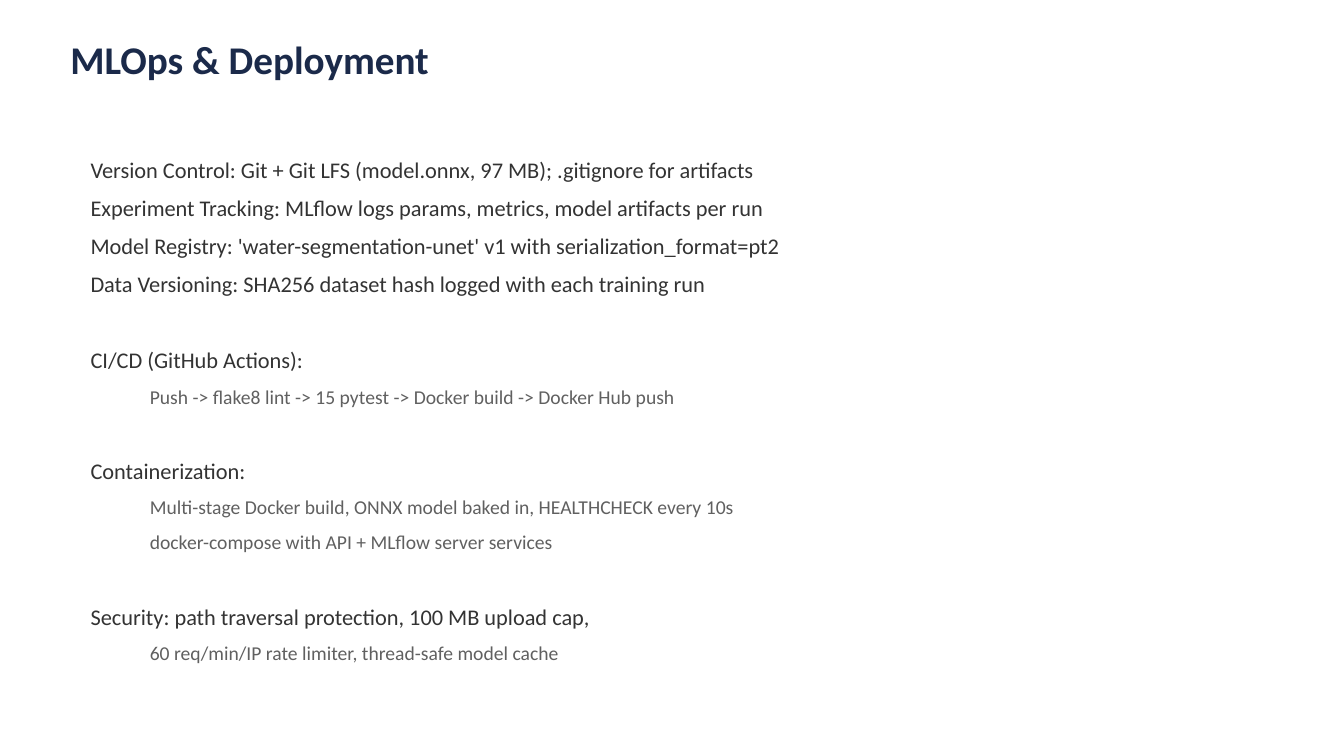
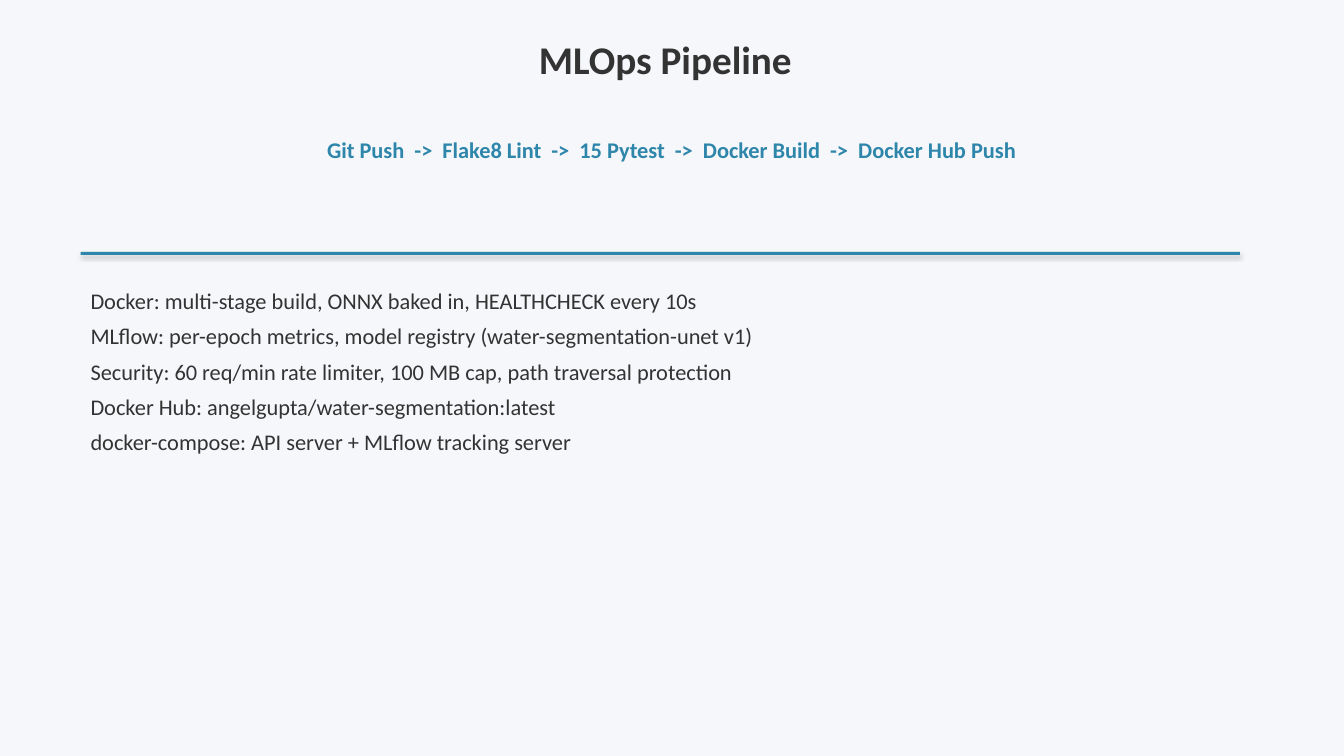
Before and after one commit to Angelgupta13/water-segementation, a slide deck: slide 7 of presentation.pptx. Drawn at 1344x756 pixels with LibreOffice and Linux fonts; fonts in the diff are those of the drawing. Boxes give left, top, right and bottom in pixels: in the first picture for what was removed or moved away, otherwise in the second. Text is boxed around its words. In the diff, an @@ line names an element or a change of style, - is before the commit and + after.

Commit message:
feat: update README, REPORT.md, and presentation for submission
README.md: restructured with accurate test count (15), fixed mlflow ui command, removed empty section, added CLI entry point, docker-compose usage, demo notebook reference.

REPORT.md: new comprehensive report with executive summary, assignment objectives table, evaluation criteria evidence, full 6-run hyperparameter grid, 3-split performance table, optimized benchmark, failure analysis, prioritized recommendations, MLOps table, and conclusion.

presentation.pptx: 8-slide deck with clean narrative flow (problem -> dataset -> architecture -> results -> optimization -> failure analysis -> MLOps -> recommendations). Dark navy theme, grouped by impact.

make_pptx.py: supports command-line output path argument.

.gitignore: add ~$*.pptx to exclude Office lock files.

```diff
--- a/presentation.pptx
+++ b/presentation.pptx
@@ background #FFFFFF to #F5F7FA @@
@@ text at bbox=[539, 46, 792, 80]: text changed; text colour #1B2A4A to #333333 @@
-MLOps & Deployment
+MLOps Pipeline
@@ text at bbox=[327, 142, 1016, 162]: text changed; text colour #333333 to #2E86AB; bold on @@
-Version Control: Git + Git LFS (model.onnx, 97 MB); .gitignore for artifacts
-Experiment Tracking: MLflow logs params, metrics, model artifacts per run
-Model Registry: 'water-segmentation-unet' v1 with serialization_format=pt2
-Data Versioning: SHA256 dataset hash logged with each training run
-CI/CD (GitHub Actions):
-  Push -> flake8 lint -> 15 pytest -> Docker build -> Docker Hub push
-Containerization:
-  Multi-stage Docker build, ONNX model baked in, HEALTHCHECK every 10s
-  docker-compose with API + MLflow server services
-Security: path traversal protection, 100 MB upload cap,
-  60 req/min/IP rate limiter, thread-safe model cache
+Git Push -> Flake8 Lint -> 15 Pytest -> Docker Build -> Docker Hub Push
@@ rectangle added at bbox=[81, 252, 1240, 255], fill #2E86AB @@
@@ text added at bbox=[91, 293, 752, 454], 16 pt, text #333333 @@
+Docker: multi-stage build, ONNX baked in, HEALTHCHECK every 10s
+MLflow: per-epoch metrics, model registry (water-segmentation-unet v1)
+Security: 60 req/min rate limiter, 100 MB cap, path traversal protection
+Docker Hub: angelgupta/water-segmentation:latest
+docker-compose: API server + MLflow tracking server
```
Also in this commit, not shown: 6 other slides changed, 1 slide added, 1 slide removed, 4 other files.
